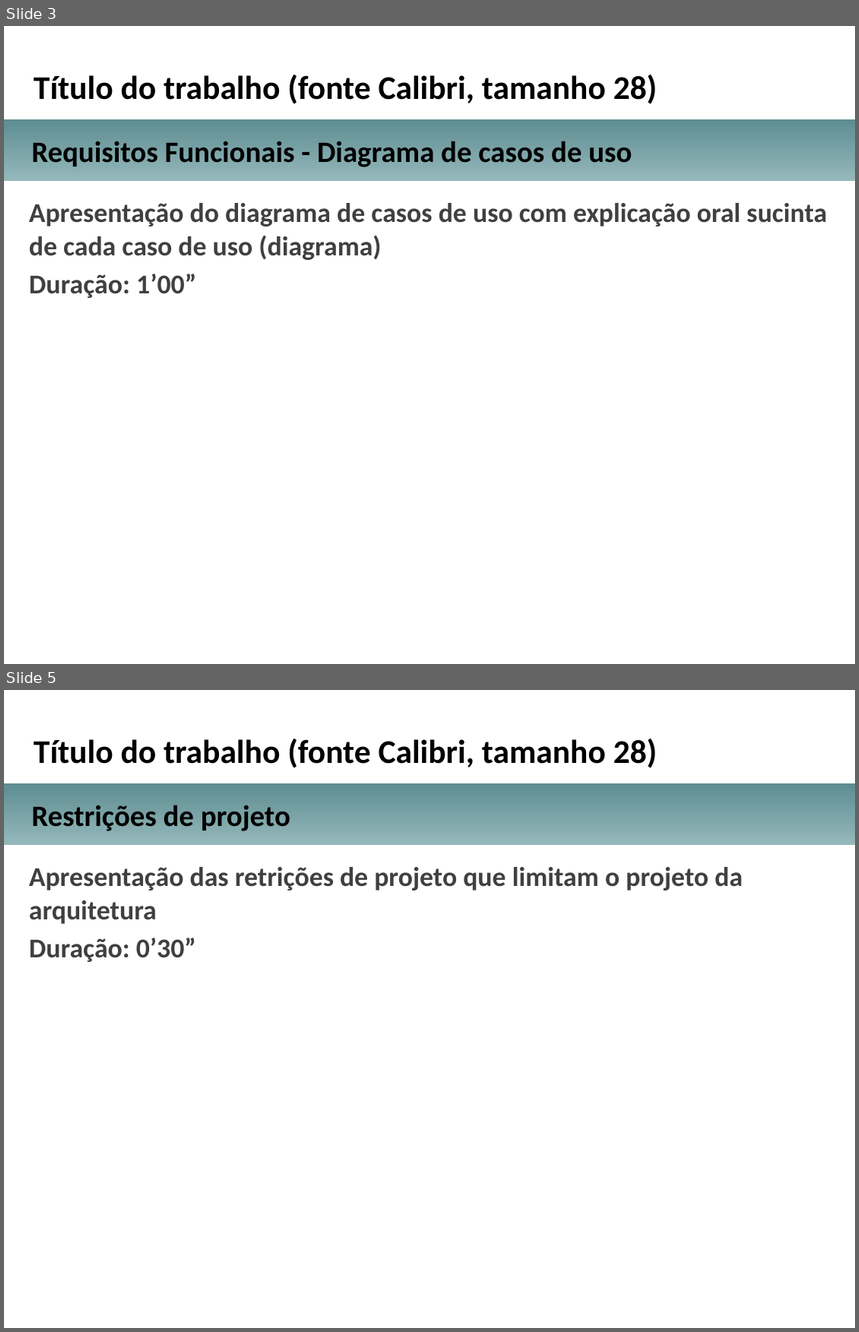
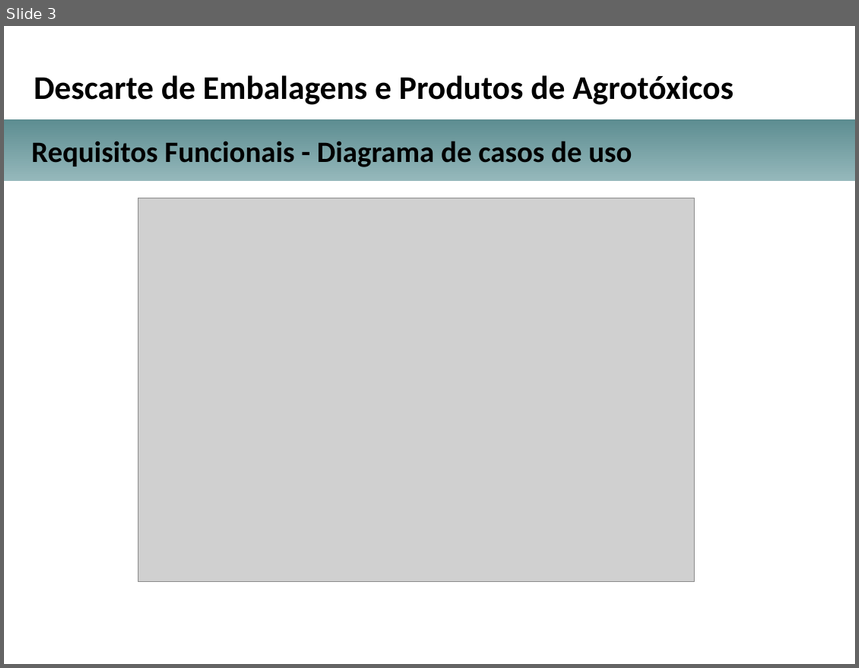
Before and after one commit to michellerodrigues/AgendamentoLambda, a slide deck: docs_tcc/apresentacao_projeto_arquitetural_TCC.pptx. Shown one above the other, each under a label of ours: slides 3 and 5 before the commit, slide 3 after it; the slides between them are not shown. The pictures are 859x1332 and 859x668 pixels, drawn with LibreOffice and Linux fonts; fonts in the diff are those of the drawing; grey boxes stand for pictures; background and template pictures are left out. Boxes give left, top, right and bottom in pixels: in the first picture for what was removed or moved away, otherwise in the second. Text is boxed around its words. In the diff, an @@ line names an element or a change of style, - is before the commit and + after.

```diff
--- a/docs_tcc/apresentacao_projeto_arquitetural_TCC.pptx
+++ b/docs_tcc/apresentacao_projeto_arquitetural_TCC.pptx
@@ slide 5 removed at (4, 690, 855, 1328), background picture (left out) @@
@@ text removed at (34, 739, 658, 768) @@
-Título do trabalho (fonte Calibri, tamanho 28)
@@ rectangle removed at (4, 783, 855, 846) @@
@@ text removed at (31, 805, 291, 831) @@
-Restrições de projeto
@@ text removed at (29, 867, 743, 962) @@
-Apresentação das retrições de projeto que limitam o projeto da arquitetura
-Duração: 0’30”
@@ slide 3 changed as well @@
@@ text at (34, 75, 734, 105): text changed @@
-Título do trabalho (fonte Calibri, tamanho 28)
+Descarte de Embalagens e Produtos de Agrotóxicos
@@ text removed at (29, 203, 827, 298) @@
-Apresentação do diagrama de casos de uso com explicação oral sucinta de cada caso de uso (diagrama)
-Duração: 1’00”
@@ picture added at (138, 198, 694, 582) @@
```
Also in this commit, not shown: 3 other slides changed, 7 slides added, 6 other slides removed, 1 other file.
